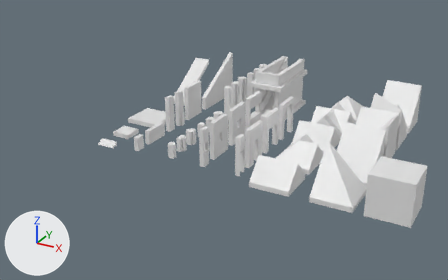
A saved change to the Blender file blender/NewBlockKit.blend.
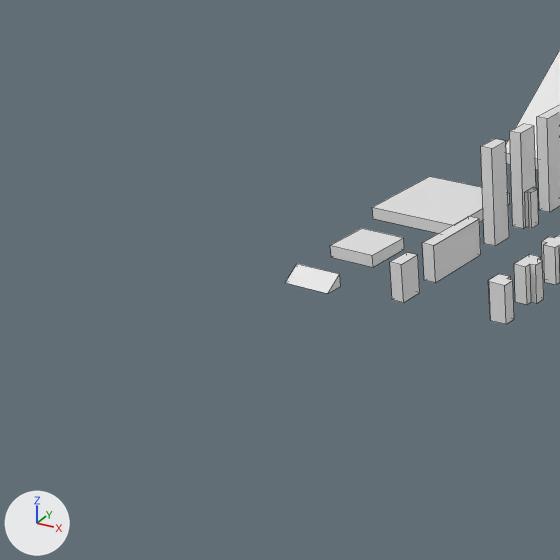
There are two pictures of each version: one whole from a 50 mm lens placed at (40.8, -44.3, 27.4), pointed at (12.3, 7.4, 1.5), one close up on the part from 0% to 43% of the width and 17% to 86% of the height. Arrows for +X, +Y and +Z are at lower left; the lights stay in place. The close-ups show mesh edges as thin lines.

Names of what the first close-up shows: 'Floor2x2', 'Floor4x4', 'Ramp', 'Stairs', 'Wall1Full', 'Wall1Short', 'Wall3Full', 'Wall3Short', 'WallEndALShort', 'WallEndATShort', 'WallEndAXShort', 'WallHalfConnect'.
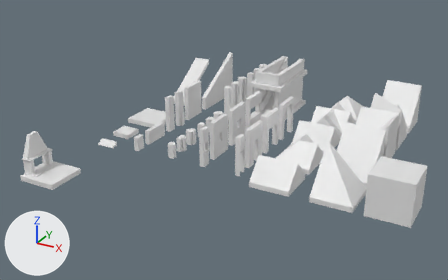
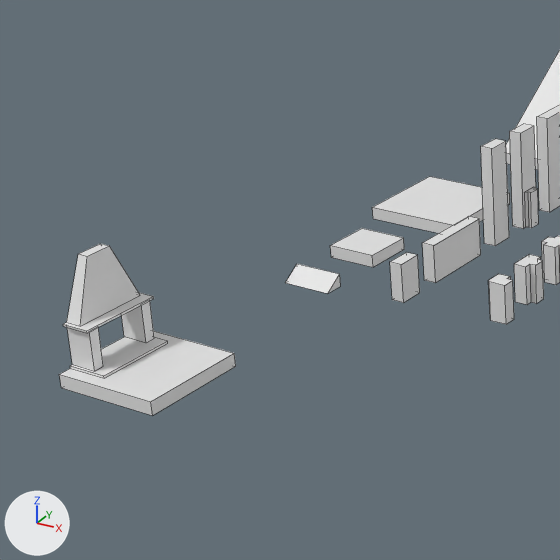
Edits to the bpy script that builds the scene:
```text
Add me_cube_016:
    me_cube_016.from_pydata(...)  # 48 vertices, 28 faces; spans x -2.0..2.0, y -2.0..2.0, z -0.25..4.0
    # faces by material slot: [26, 1, 1]
    me_cube_016.materials.append(mat_stone)  # its picture is missing
    me_cube_016.materials.append(mat_floor)  # its picture is missing
    me_cube_016.materials.append(mat_ceiling)  # its picture is missing
Add ob_fireplace:
    ob_fireplace = bpy.data.objects.new('FirePlace', me_cube_016)
    ob_fireplace.location = (0.0, -5.0, 0.0)
```

Changed parts and their boxes (x1, y1, x2, y2) in the close-ups (560 x 560 px):
'FirePlace', added
    after: (59, 244, 236, 416)
    faces in mat_stone (its picture is missing): (59, 244, 236, 416)
    faces in mat_floor (its picture is missing): (60, 331, 234, 402)
